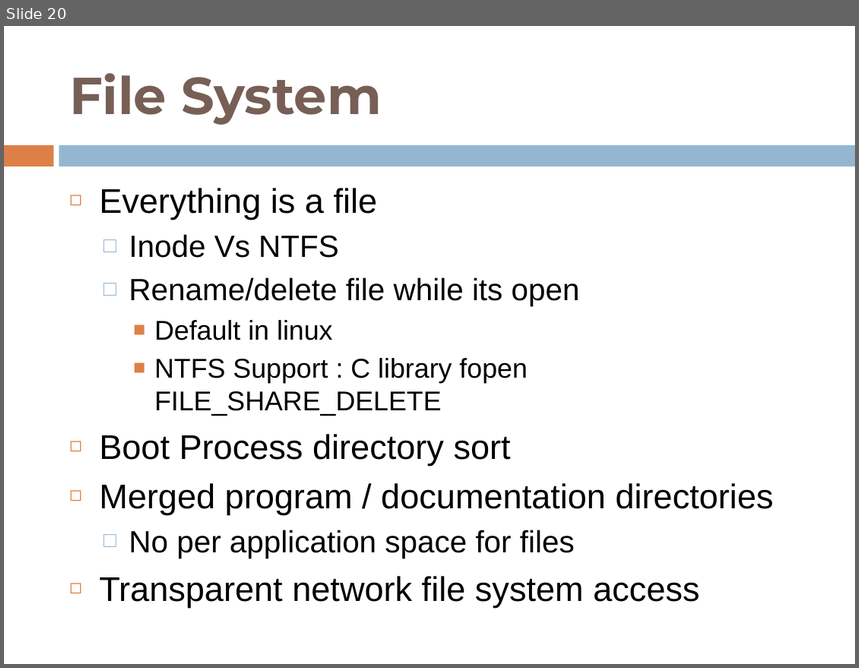
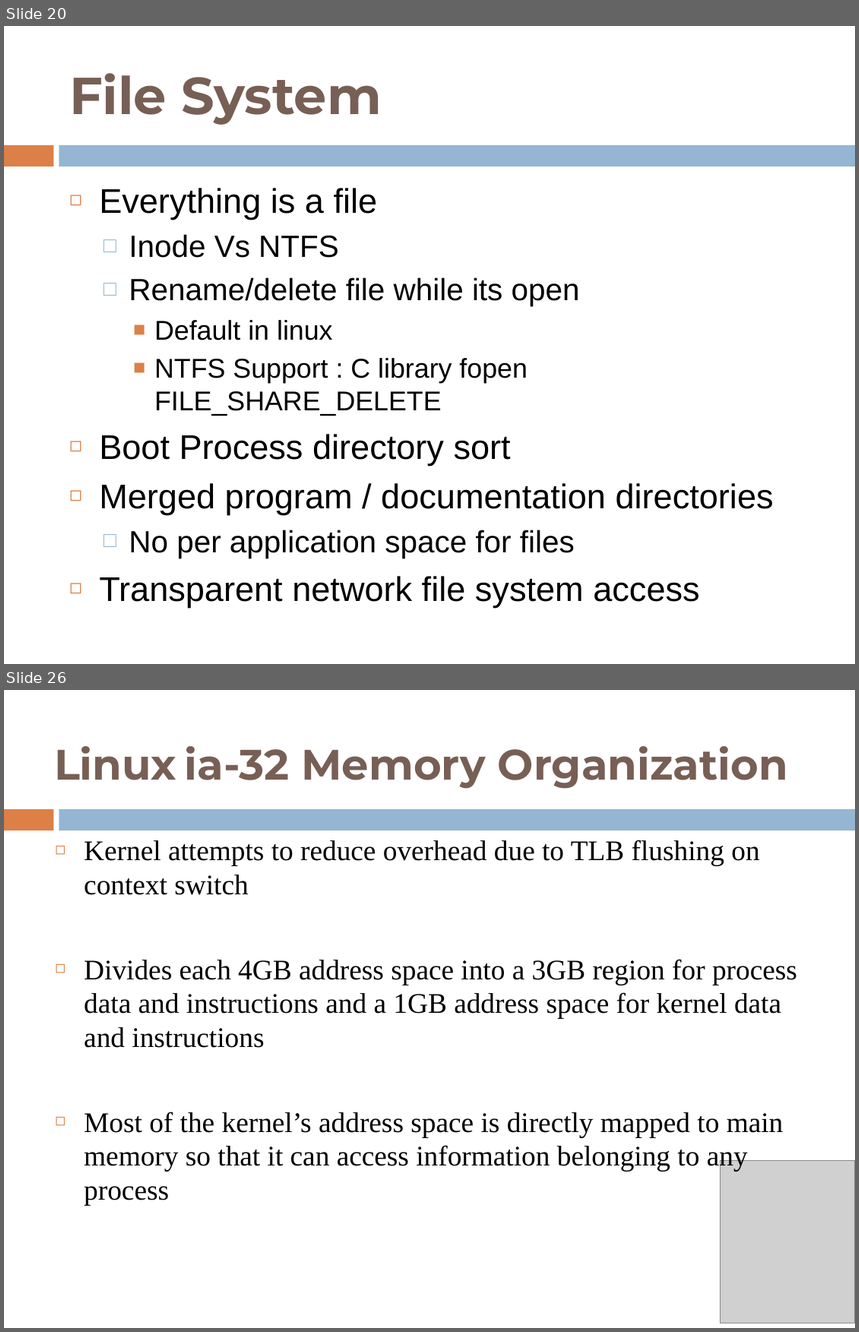
Before and after one commit to shyamrajendran/OS_MPS, a slide deck: 4th_credit/survey.pptx. Shown one above the other, each under a label of ours: slide 20 before the commit, slides 20 and 26 after it; the slides between them are not shown. The pictures are 859x668 and 859x1332 pixels, drawn with LibreOffice and Linux fonts; fonts in the diff are those of the drawing; grey boxes stand for pictures. Boxes give left, top, right and bottom in pixels: in the first picture for what was removed or moved away, otherwise in the second. Text is boxed around its words. In the diff, an @@ line names an element or a change of style, - is before the commit and + after.

```diff
--- a/4th_credit/survey.pptx
+++ b/4th_credit/survey.pptx
@@ slide 26 added at [4, 690, 855, 1328], background #FFFFFF; not listed: 2 template elements that a slide beside it also shows @@
@@ title added at [54, 746, 788, 789], 36 pt, text #775F55, bold @@
+Linux ia-32 Memory Organization
@@ text added at [84, 840, 797, 1205], 24 pt, text #000000 @@
+◻ Kernel attempts to reduce overhead due to TLB flushing on context switch
+◻ Divides each 4GB address space into a 3GB region for process data and instructions and a 1GB address space for kernel data and instructions
+◻ Most of the kernel’s address space is directly mapped to main memory so that it can access information belonging to any process
@@ picture added at [721, 1160, 855, 1323] @@
```
Also in this commit, not shown: 7 other slides added.
